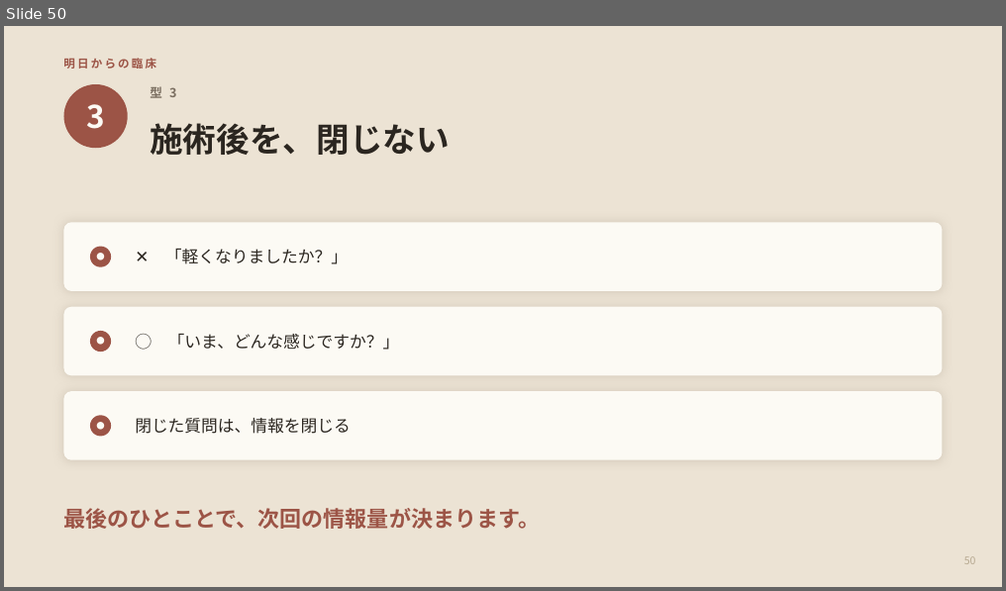
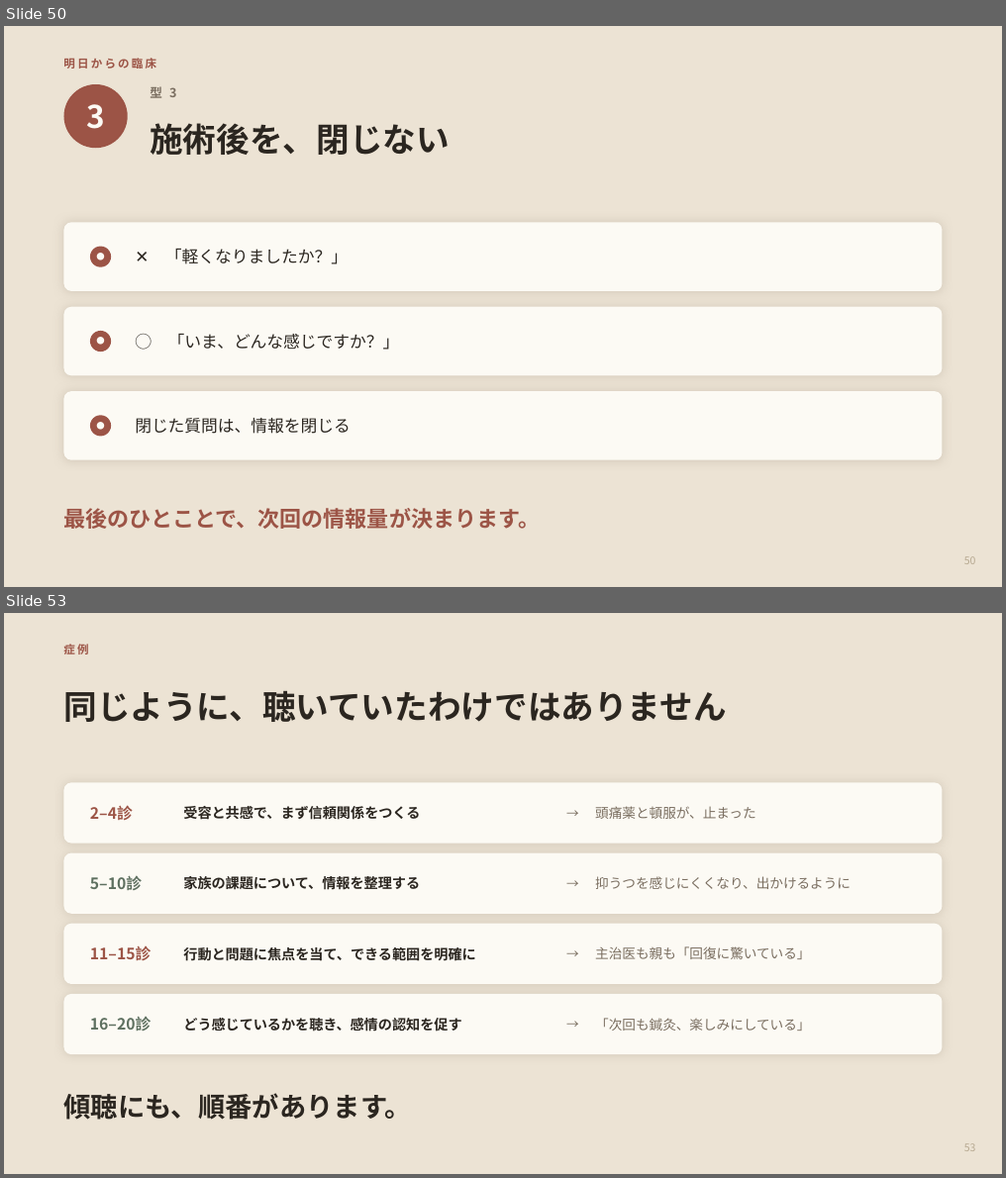
Before and after one commit to mananyon/manayonekura, a slide deck: docs/slides/APNET-keicho-60min.pptx. Shown one above the other, each under a label of ours: slide 50 before the commit, slides 50 and 53 after it; the slides between them are not shown. The pictures are 1006x591 and 1006x1178 pixels, drawn with LibreOffice and Linux fonts; fonts in the diff are those of the drawing. Boxes give left, top, right and bottom in pixels: in the first picture for what was removed or moved away, otherwise in the second. Text is boxed around its words. In the diff, an @@ line names an element or a change of style, - is before the commit and + after.

```diff
--- a/docs/slides/APNET-keicho-60min.pptx
+++ b/docs/slides/APNET-keicho-60min.pptx
@@ slide 53 added at [4, 613, 1002, 1174], background #ECE3D4 @@
@@ text added at [63, 644, 88, 655], 11 pt, text #9C5446, bold @@
+症例
@@ text added at [63, 691, 726, 722], 32 pt, text #2B2620, bold @@
+同じように、聴いていたわけではありません
@@ rounded rectangle added at [63, 783, 943, 844], fill #FCFAF4 @@
@@ text added at [558, 783, 588, 844], 12 pt, text #7A6E60 @@
+→
@@ text added at [90, 805, 133, 820], 15 pt, text #9C5446, bold @@
+2–4診
@@ text added at [183, 806, 420, 820], 13.5 pt, text #2B2620, bold @@
+受容と共感で、まず信頼関係をつくる
@@ text added at [595, 806, 756, 819], 13 pt, text #7A6E60 @@
+頭痛薬と頓服が、止まった
@@ rounded rectangle added at [63, 854, 943, 914], fill #FCFAF4 @@
@@ text added at [90, 875, 142, 890], 15 pt, text #5E7060, bold @@
+5–10診
@@ text added at [183, 876, 420, 890], 13.5 pt, text #2B2620, bold @@
+家族の課題について、情報を整理する
@@ text added at [558, 854, 588, 914], 12 pt, text #7A6E60 @@
+→
@@ text added at [595, 876, 850, 889], 13 pt, text #7A6E60 @@
+抑うつを感じにくくなり、出かけるように
@@ rounded rectangle added at [63, 924, 943, 984], fill #FCFAF4 @@
@@ text added at [558, 924, 588, 984], 12 pt, text #7A6E60 @@
+→
@@ text added at [90, 947, 151, 960], 15 pt, text #9C5446, bold @@
+11–15診
@@ text added at [183, 948, 475, 961], 13.5 pt, text #2B2620, bold @@
+行動と問題に焦点を当て、できる範囲を明確に
@@ text added at [595, 947, 810, 959], 13 pt, text #7A6E60 @@
+主治医も親も「回復に驚いている」
@@ rounded rectangle added at [63, 994, 943, 1055], fill #FCFAF4 @@
@@ text added at [558, 994, 588, 1055], 12 pt, text #7A6E60 @@
+→
@@ text added at [90, 1017, 151, 1031], 15 pt, text #5E7060, bold @@
+16–20診
@@ text added at [183, 1018, 461, 1032], 13.5 pt, text #2B2620, bold @@
+どう感じているかを聴き、感情の認知を促す
@@ text added at [595, 1018, 810, 1031], 13 pt, text #7A6E60 @@
+「次回も鍼灸、楽しみにしている」
@@ text added at [63, 1093, 412, 1120], 26 pt, text #2B2620, bold @@
+傾聴にも、順番があります。
@@ text added at [964, 1144, 976, 1152], 10 pt, text #B7A991 @@
+53
```
Also in this commit, not shown: 9 slides changed, 3 other slides added, 3 other files.
